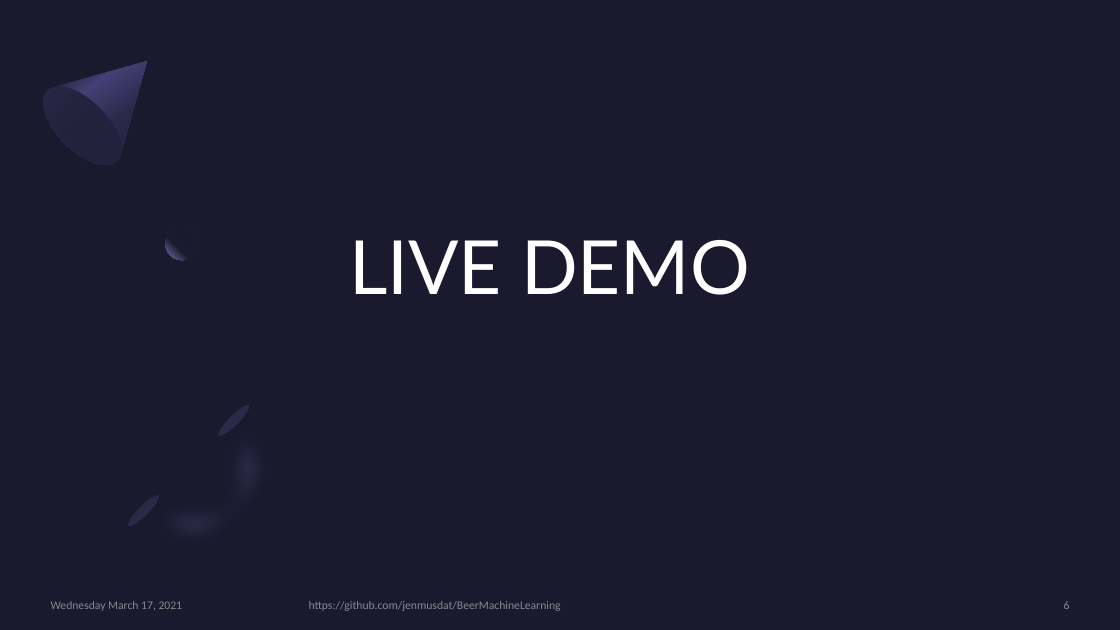
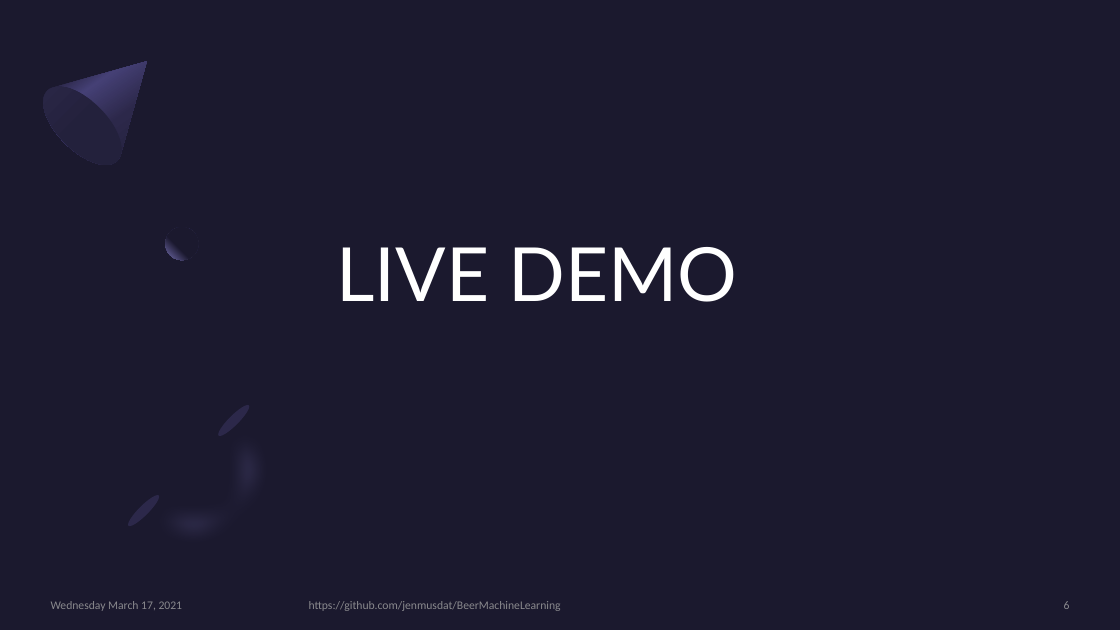
Before and after one commit to jenmusdat/BeerMachineLearning, a slide deck: slide 6 of Beer_Present_Final.pptx. Drawn at 1120x630 pixels with LibreOffice and Linux fonts; fonts in the diff are those of the drawing. Boxes give left, top, right and bottom in pixels: in the first picture for what was removed or moved away, otherwise in the second. Text is boxed around its words. In the diff, an @@ line names an element or a change of style, - is before the commit and + after.

```diff
--- a/Beer_Present_Final.pptx
+++ b/Beer_Present_Final.pptx
@@ title "LIVE DEMO": place and size @@
-title "LIVE DEMO" at [349, 240, 750, 295]
+title "LIVE DEMO" at [337, 247, 738, 302]
```
Also in this commit, not shown: 1 other slide changed.
